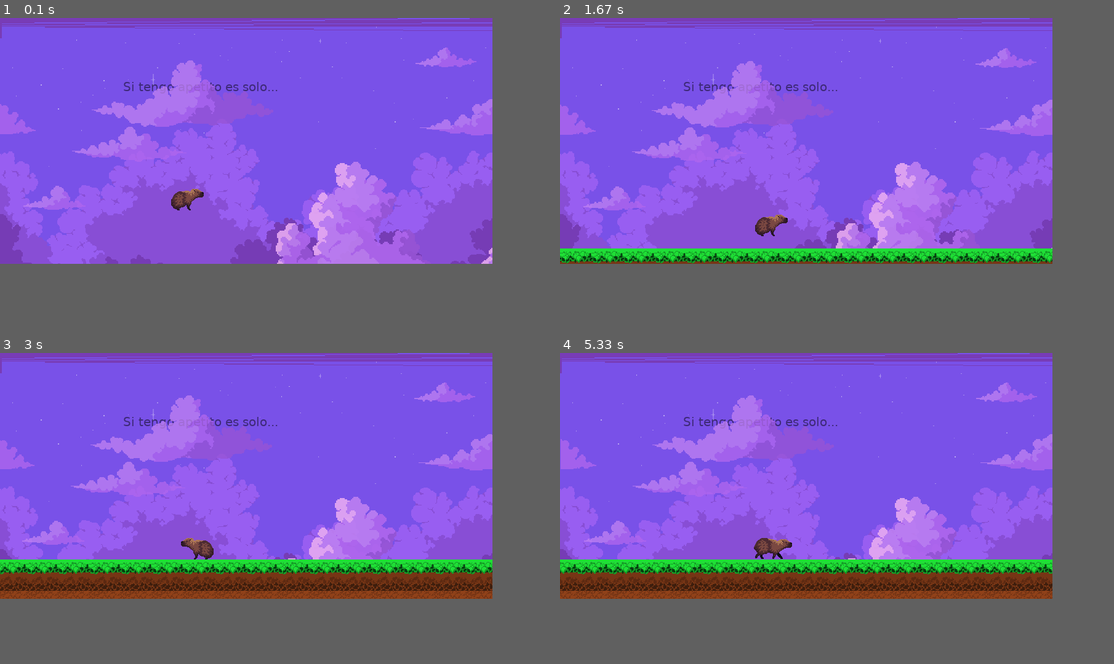
Above: before the commit, frames 1-4 (two rows, left to right).
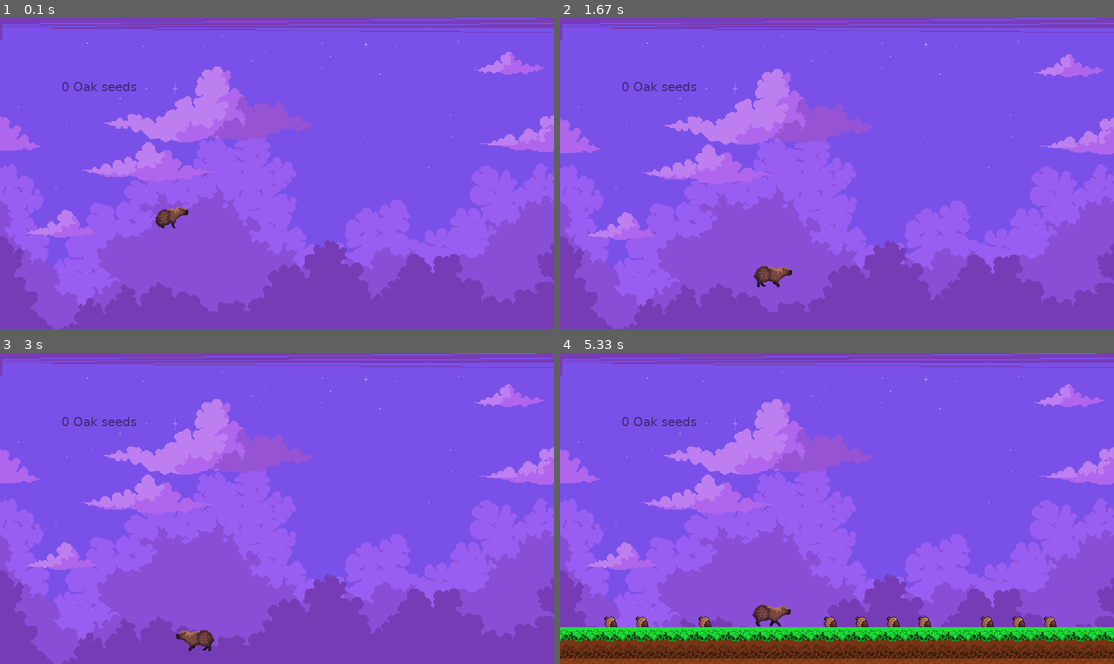
Above: after the commit, the same moments.

Repository: fabianwgl/ca.py-game
Game: pygame game, started from escene.py
Two runs of this game, one before a commit and one after it. Both use one fixed random seed, a clock stepped at 60 frames per second and the inputs below.
Inputs:
- Up to frame 1 (0.1 s): no input
- Up to frame 2 (1.67 s): hold Right 0.33-0.8 s; hold Up 0.83-1.13 s; hold Right 1.17-1.63 s
- Up to frame 3 (3 s): hold Left 1.67-2.2 s; hold Down 2.23-2.53 s; hold Left 2.57-2.97 s
- Up to frame 4 (5.33 s): hold Up 3-3.37 s; hold Right 3.4-4.03 s; hold Down 4.07-4.43 s; hold Left 4.47-4.93 s; hold Right from 4.97 s (still down)
In our replay, the window is 800x400 before the commit and 900x506 after it. These sizes can differ from the game's own. Grey fills any space a smaller window leaves; there, only what the larger window draws over its background counts as a difference.

The runs differ from the first frame. In frame 1, 41% of the frame differs, in the area x 0-100%, y 0-100%; in frame 2, 43%; in frame 3, 46%; in frame 4, 49%.

Commit message:
feat: eat spawned seed - variable alpha channel

Diff:
--- a/escene.py
+++ b/escene.py
@@ -11,7 +11,7 @@
 mixer.music.set_volume(0.5)
 
 pygame.display.set_caption('capi the game')
-WINDOW_SIZE = (800, 400)
+WINDOW_SIZE = (900, 506)
 screen = pygame.display.set_mode(WINDOW_SIZE, 0, 32)
 display = pygame.Surface(WINDOW_SIZE)
 
@@ -41,6 +41,9 @@
 
 single_cloud_image = pygame.image.load('clouds/3.png')
 single_cloud_image.set_alpha(230)
+
+# print(bg1_image.get_height())
+# print(bg1_image.get_width())
 
 CHUNK_SIZE = 8
 def generate_chunk(x,y):
@@ -55,11 +58,9 @@
             elif target_y == 10:
                 tile_type = 1 # grass
             elif target_y == 9:
-                if random.randint(1,99) == 1: # chance of spawning an oak seed
+                if random.randint(1,2) == 1: # chance of spawning an oak seed
                     tile_type = 3 # oak seed
             if tile_type != 0:
-                # print('ADD CHUNK DATA')
-                # print(target_x, target_y, tile_type)
                 chunk_data.append([[target_x, target_y], tile_type])
     return chunk_data
 
@@ -147,7 +148,7 @@
 
 print("TILE SIZE "+str(TILE_SIZE*0.05))
 
-FACTOR_SCALE = 1.4
+FACTOR_SCALE = 1.6
 PLAYER_MOVEMENT_SPEED = 3
 
 #   draw background
@@ -160,14 +161,19 @@
 image4_x = -20
 image4_return = False
 
-cloud = pygame.transform.scale(single_cloud_image, (single_cloud_image.get_width()*2, single_cloud_image.get_height()*2))
+cloud = pygame.transform.scale(single_cloud_image, (single_cloud_image.get_width(), single_cloud_image.get_height()))
 cloud_x = 0
 
 mixer.music.play()
 img3_x = 0
 clouds_x = 0
 clouds_y = 0
-main_text = "Si tengo apetito es solo..."
+main_text = "Oak seeds"
+seed_amount = 0
+alpha = 300
+
+last_oak_rect = pygame.Rect(0, 0, 1, 1)
+eaten_oaks = []
 
 main_font_french = pygame.font.SysFont('Verdana', 50)
 main_font = pygame.font.SysFont('Verdana', 20)
@@ -176,7 +182,7 @@
 while run:
     #   scroll and camera offset
     true_scroll[0] += (player_rect.x-true_scroll[0]-300)/5
-    true_scroll[1] += (player_rect.y-true_scroll[1]-290)/5
+    true_scroll[1] += (player_rect.y-true_scroll[1]-400)/5
     #   purify scroll integers
     scroll = true_scroll.copy()
     scroll[0] = int(scroll[0])
@@ -185,19 +191,21 @@
     #   draw background
     display.blit(image, (0, 0))
     display.blit(image2, (0, 0))
-    display.blit(image3, (clouds_x, clouds_y))
+    image3.set_alpha(alpha)
+    display.blit(image3, (clouds_x, clouds_y-10))
 
     #   create and render background poem
-    main_text_render = main_font.render(main_text, True, (0,0,0))
+    main_text_render = main_font.render(f"{str(seed_amount)} {main_text}", True, (0,0,0))
     main_text_render.set_alpha(125)
-    display.blit(main_text_render, (200, 100))
-
-
-    display.blit(image5, (clouds_x, clouds_y))
+    display.blit(main_text_render, (100, 100))
+
+
+    display.blit(image5, (clouds_x, clouds_y-10))
 
     #   lullaby clouds animation
-    display.blit(cloud, (clouds_x, clouds_y))
-    display.blit(image4, (clouds_x*3, clouds_y*3))
+    # display.blit(cloud, (clouds_x, clouds_y))
+    image4.set_alpha(alpha)
+    display.blit(image4, (clouds_x*3, clouds_y*5))
 
     if not image4_return:
         image4_x += 1
@@ -212,37 +220,44 @@
 
 
     #   text poem logic
-    if player_rect.x < 500:
-        main_text = "Si tengo apetito es solo..."
+    # if player_rect.x < 500:
+    #     main_text = "Si tengo apetito es solo..."
         # letter = list(text).pop()
         # main_text += main_text + list(text).pop()
-    if player_rect.x > 500 and player_rect.x < 1000:
-        main_text = "...de la tierra y de las piedras"
-    if player_rect.x > 1000 and player_rect.x < 1500:
-        main_text = "Almuerzo siempre con aire..."
-    if player_rect.x > 1500 and player_rect.x < 2000:
-        main_text = "...tierra, carbones y piedras"
+    # if player_rect.x > 500 and player_rect.x < 1000:
+    #     main_text = "...de la tierra y de las piedras"
+    # if player_rect.x > 1000 and player_rect.x < 1500:
+    #     main_text = "Almuerzo siempre con aire..."
+    # if player_rect.x > 1500 and player_rect.x < 2000:
+    #     main_text = "...tierra, carbones y piedras"
 
 
 
     tile_rects = []
+    oak_seeds = []
     #   display tiles and things and
     for y in range(3):
         for x in range(4):
             target_x = x - 1 + int(round(scroll[0]/(CHUNK_SIZE*TILE_SIZE_SCALE)))
             target_y = y - 1 + int(round(scroll[1]/(CHUNK_SIZE*TILE_SIZE_SCALE)))
             target_chunk = str(target_x) + ':' + str(target_y)
-            print(target_chunk)
             if target_chunk not in game_map:
                 game_map[target_chunk] = generate_chunk(target_x, target_y)
-                print(game_map[target_chunk])
             for tile in game_map[target_chunk]:
-                display.blit(tile_index[tile[1]], (tile[0][0]*TILE_SIZE_SCALE-scroll[0], tile[0][1]*TILE_SIZE_SCALE-scroll[1]))
                 if tile[1] in [1,2]:
+                    display.blit(tile_index[tile[1]], (tile[0][0]*TILE_SIZE_SCALE-scroll[0], tile[0][1]*TILE_SIZE_SCALE-scroll[1]))
                     tile_rects.append(pygame.Rect(tile[0][0]*TILE_SIZE_SCALE, tile[0][1]*TILE_SIZE_SCALE, TILE_SIZE_SCALE, TILE_SIZE_SCALE))
-
-
-
+                if tile[1] == 3:
+                    oak_rect = pygame.Rect(tile[0][0]*TILE_SIZE_SCALE, tile[0][1]*TILE_SIZE_SCALE, tile_index[tile[1]].get_width()/3, tile_index[tile[1]].get_height())
+                    oak_seeds.append(oak_rect)
+                    #   dont draw oak seeds that have been eaten
+                    # if not oak_rect == last_oak_rect:
+                    if oak_rect not in eaten_oaks:
+                        display.blit(tile_index[tile[1]], (tile[0][0]*TILE_SIZE_SCALE-scroll[0], tile[0][1]*TILE_SIZE_SCALE-scroll[1]+oak_seed_image.get_height()-5) )
+
+
+    # print('OAKSEEDS')
+    # print(oak_seeds)
 
     player_movement = [0,0]
     if moving_right and not moving_down:
@@ -252,44 +267,70 @@
         # clouds_x -= 0.03
         player_movement[0] -= PLAYER_MOVEMENT_SPEED
     if moving_up:
-        clouds_y += 0.03
+        clouds_y += 0.09
+        if alpha > -125:
+            alpha -= 1
         # print('moving up')
         # player_movement[1] += PLAYER_MOVEMENT_SPEED
     if moving_down:
         # print('moving down')
-        clouds_y -= 0.03
+        alpha += 1
+        clouds_y -= 0.09
         # player_movement[1] -= PLAYER_MOVEMENT_SPEED
 
+    # print(player_y_momentum)
 
     player_movement[1] += player_y_momentum
     player_y_momentum += velocity
 
+    #   player falling
+    if player_is_jumping and player_y_momentum > 0:
+        if alpha < 250:
+            alpha += 1
+        if clouds_y > 0:
+            clouds_y -= 1
+    #   don't fall way to fast
     if player_y_momentum > 10:
         player_y_momentum = 10
 
-    if player_movement[0] > 0:
+    #   player actions
+    if player_movement[0] > 0: #    walk right
         player_action, player_frame = change_action(player_action, player_frame, 'walk')
         img3_x += 0.01
         player_flip = False
-    if player_movement[0] < 0:
+    if player_movement[0] < 0: #    walk left
         player_action, player_frame = change_action(player_action, player_frame, 'walk')
         player_flip = True
-    #   IDLE
-    if player_movement[0] == 0:
+    if player_movement[0] == 0: #   idle
         player_action, player_frame = change_action(player_action, player_frame, 'sitting-idle')
-        # player_flip = False
-    if moving_down and not moving_left:
+    if moving_down and not moving_left: #   munch right
         player_action, player_frame = change_action(player_action, player_frame, 'munch')
-    if moving_down and moving_left:
+    if moving_down and moving_left: #   munch left
         player_action, player_frame = change_action(player_action, player_frame, 'munch')
         player_flip = True
 
 
     player_rect, collisions = move(player_rect, player_movement, tile_rects)
+    # player_rect2, collisions2 = move(player_rect, player_movement, oak_seeds)
+
+    #   check colission with oak seeds
+    oak_colission = player_rect.collideobjects(oak_seeds)
+    if player_rect.collideobjects(oak_seeds):
+        # print(oak_colission)
+        display.blit(oak_seed_image, (0,0))
+        if moving_down and oak_colission not in eaten_oaks:
+            seed_amount += 1
+            eaten_oaks.append(oak_colission)
+    # else:
+    #     print('not in oak')
+
     # print("player X "+str(player_rect.x))
     if collisions['bottom']:
         player_is_jumping = False
         player_y_momentum = 0
+    if collisions['right']:
+        print('COLLISSIONS RIGHT')
+        print(collisions)
 
     #   draw player sprite
     player_frame += 1
@@ -334,5 +375,5 @@
     # screen.blit(pygame.transform.scale(display, WINDOW_SIZE), (0,0))
     screen.blit(display, (0,0))
     pygame.display.update()
-    clock.tick(60)
+    clock.tick(30)
     # print(clock.get_fps())
Binary file removed: ground-1.png
Binary file removed: ground-3.png
